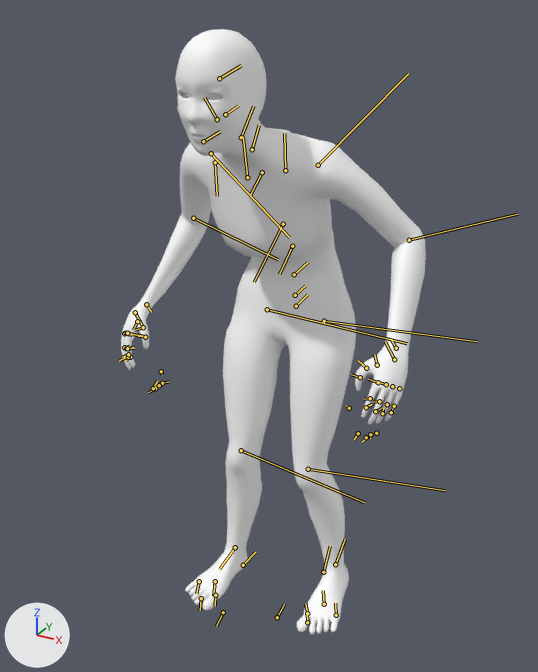
The FBX model Assets/Resources/Betty/Animations/cultist_anim_moving/RP_cultist_anim_idle_BakedInMaya.fbx, before and after one commit.
Rendered twice from a 50 mm lens placed at (1.3, -2.35, 2.45), pointed at (0.0, 0.02, 1.27). Lighting does not change. The marker at lower left points along +X, +Y and +Z. Both versions are drawn at frame 128 of the action 'Take 001'; the numbers are the values there. The bones that bend it are drawn over the model as lines.
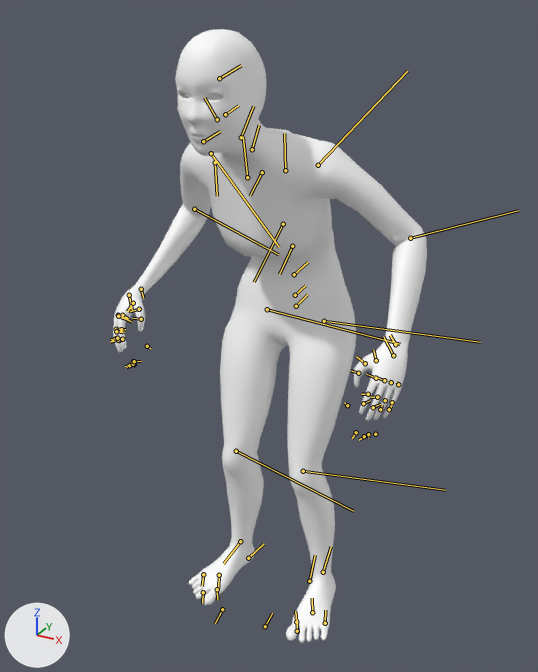
Pixel boxes (x1, y1, x2, y2) of what changed, in the pictures (538 x 672 px):
'polySurface1', posed
    before: (121, 29, 426, 635)
    after: (113, 29, 427, 643)
bone 'J_L_shoulder', root to tip
    before: (318, 165) to (408, 73)
    after: (318, 165) to (407, 71)
bone 'J_L_elbow', root to tip
    before: (409, 240) to (517, 214)
    after: (410, 238) to (518, 210)
bone 'J_R_shoulder', root to tip
    before: (211, 153) to (289, 237)
    after: (211, 153) to (279, 247)
bone 'J_R_elbow', root to tip
    before: (193, 218) to (278, 259)
    after: (194, 209) to (278, 254)
bone 'J_L_hip', root to tip
    before: (324, 321) to (477, 341)
    after: (324, 321) to (480, 342)
bone 'J_R_hip', root to tip
    before: (267, 309) to (407, 343)
    after: (267, 309) to (400, 344)
bone 'J_R_knee', root to tip
    before: (241, 450) to (364, 502)
    after: (236, 451) to (353, 511)

The change in detail:
Bone 'J_L_shoulder' (bone_j_l_shoulder) turns from (-29, -6, 15) to (-30, -5, 16) degrees about its own x, y and z.
Bone 'J_L_elbow' (bone_j_l_elbow) turns from (25, -44, -27) to (28, -46, -29) degrees about its own x, y and z.
Bone 'J_R_shoulder' (bone_j_r_shoulder) turns from (-29, -9, 6) to (-34, -3, 7) degrees about its own x, y and z.
Bone 'J_R_elbow' (bone_j_r_elbow) turns from (19, -39, -19) to (35, -50, -33) degrees about its own x, y and z.
Bone 'J_L_hip' (bone_j_l_hip) turns from (1, -6, 3) to (-5, -10, 3) degrees about its own x, y and z.
Bone 'J_R_hip' (bone_j_r_hip) turns from (0, -7, 1) to (-7, -10, 1) degrees about its own x, y and z.
Bone 'J_R_knee' (bone_j_r_knee) turns from (1, 19, 4) to (3, 28, 7) degrees about its own x, y and z.
